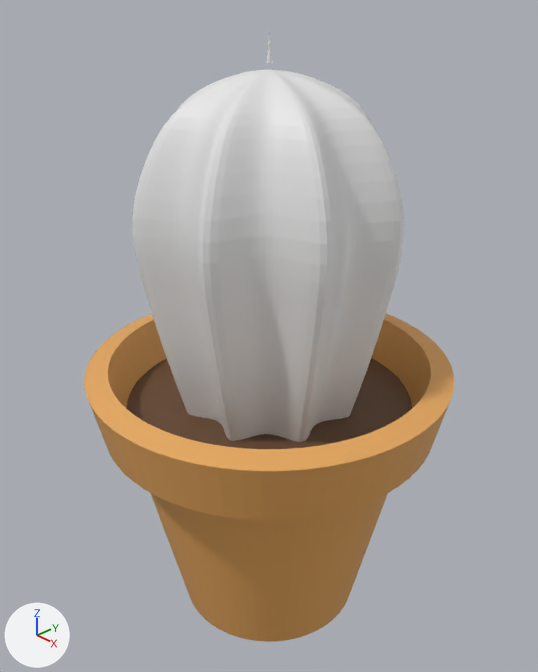
The Blender file cactus.blend, before and after one commit.
One viewpoint serves both versions: a camera (50 mm lens) standing at (0.193, -0.182, 0.195) and looking at (-0.002, 0.002, 0.066). The lights are fixed; the arrows at lower left show +X, +Y and +Z.

The scene before the commit, as lines of its bpy script (objects in view):
```python
me_cylinder = bpy.data.meshes.new('Cylinder')
me_cylinder.from_pydata(...)  # 768 vertices, 644 faces; spans x -0.0724..0.0724, y -0.0724..0.0724, z -0.0571..0.0571
# faces by material slot: [321, 323]
me_cylinder.materials.append(mat_dirt)  # brown #694a32
me_cylinder.materials.append(mat_material_001)  # orange #e7a95e
me_cylinder_008 = bpy.data.meshes.new('Cylinder.008')
me_cylinder_008.from_pydata(...)  # 352 vertices, 322 faces; spans x -0.0197..0.0197, y -0.0197..0.0197, z -0.03..0.0298
me_cylinder_008.materials.append(mat_spikes)  # white #e7e7e7
ob_cylinder = bpy.data.objects.new('Cylinder', me_cylinder)
ob_cylinder.location = (0.0, 0.0, 0.0)
ob_cylinder_001 = bpy.data.objects.new('Cylinder.001', me_cylinder_008)
ob_cylinder_001.location = (0.0, 0.0, 0.0874)
ob_cylinder_001.scale = (2.66, 2.66, 2.66)
_m = ob_cylinder_001.modifiers.new('Subdivision', 'SUBSURF')
_m.levels = 0
```
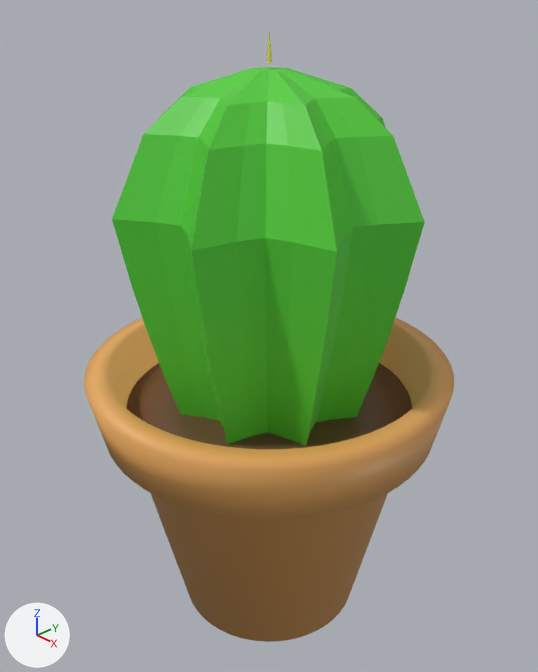
Pixel boxes [x1, y1, x2, y2] of what changed, in the pictures (538 x 672 px):
'Cylinder.001', recoloured, modifiers changed (white to green, 15% wider)
    before: [132, 69, 404, 442]
    after: [112, 67, 425, 446]
part 1 of me_cylinder, built on
    before: [127, 358, 412, 449]
    after: [127, 363, 412, 449]
part 2 of me_cylinder, shading changed
    both: [85, 317, 454, 642]

The change, as a list of edits to the scene's bpy script:
```text
Add mat_material_002:
    mat_material_002 = principled_material('Material.002')
    mat_material_002.base_color = (0.089, 0.627, 0.0421)  # green #54cf3a
Change me_cylinder:
    used by ob_cylinder; location = (0.0, 0.0, 0.0)
    remove me_cylinder.from_pydata(...)  # 768 vertices, 644 faces; spans x -0.0724..0.0724, y -0.0724..0.0724, z -0.0571..0.0571
    add me_cylinder.from_pydata(...)  # 832 vertices, 708 faces; spans x -0.0724..0.0724, y -0.0724..0.0724, z -0.0571..0.0571
    me_cylinder part 1
    1 face is deleted
    64 vertices are added at x -0.0403..0.0403, y -0.0403..0.0403, z 0.0393
    65 new faces join them, mat_dirt (brown #694a32)
    me_cylinder part 2: 643 kept faces spanning x -0.0724..0.0724, y -0.0724..0.0724, z -0.0571..0.0571 are now shaded smooth
Change me_cylinder_008:
    where me_cylinder_008.from_pydata(...)  # 352 vertices, 322 faces; spans x -0.0197..0.0197, y -0.0197..0.0197, z -0.03..0.0298
    remove me_cylinder_008.materials.append(mat_spikes)  # white #e7e7e7
    add me_cylinder_008.materials.append(mat_material_002)  # green #54cf3a
Change ob_cylinder_001:
    remove _m = ob_cylinder_001.modifiers.new('Subdivision', 'SUBSURF')
    remove _m.levels = 0
```
